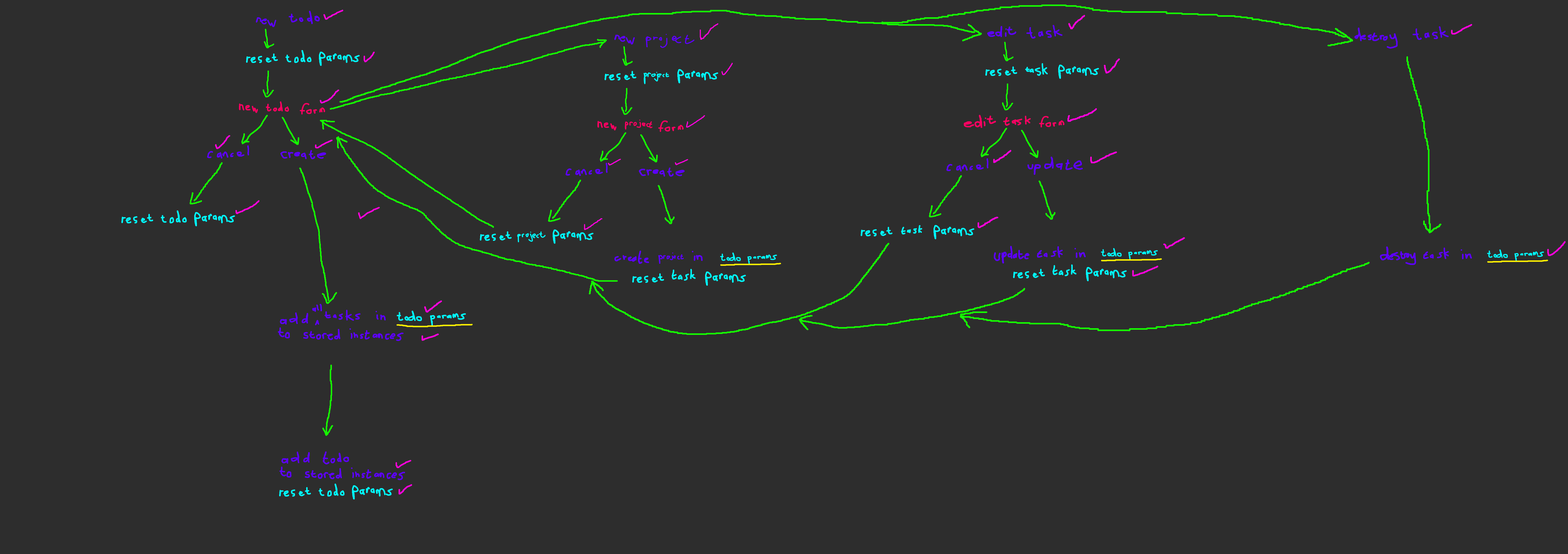
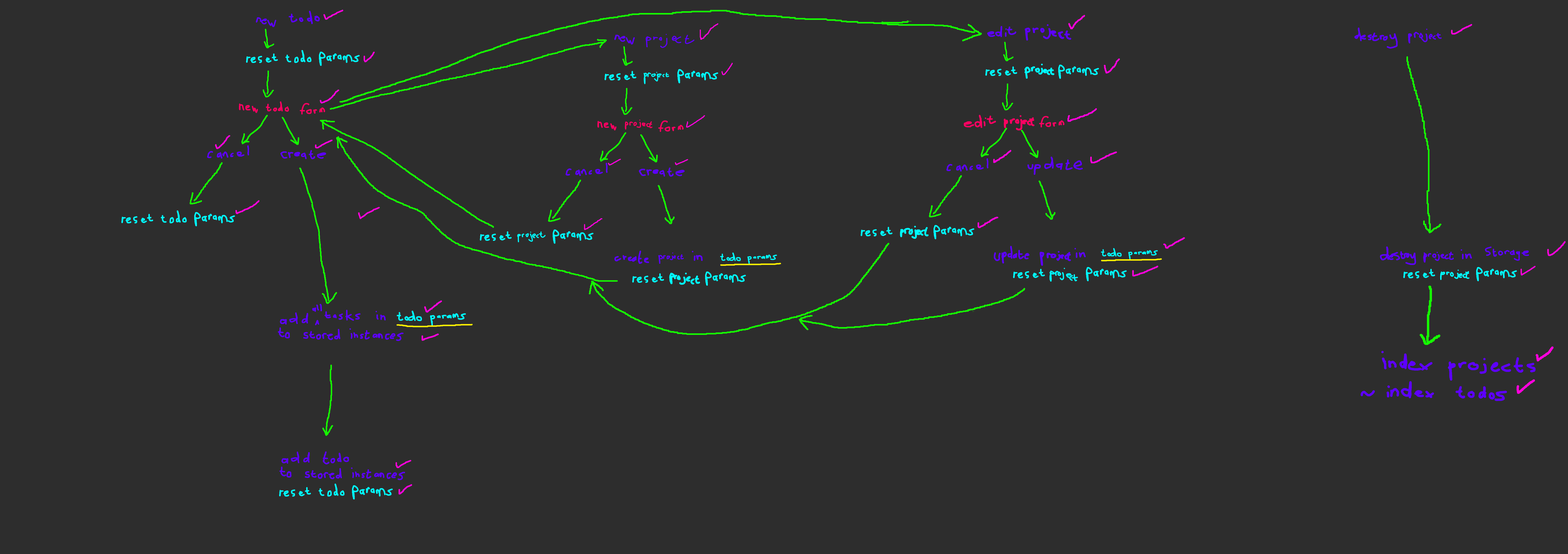
Comparing the layer stacks of the two w=1568, h=554 images. Changes:
painted on "Paint Layer 2" over [669, 4, 1554, 402]
painted on "Paint Layer 1" over [669, 4, 1554, 402]
